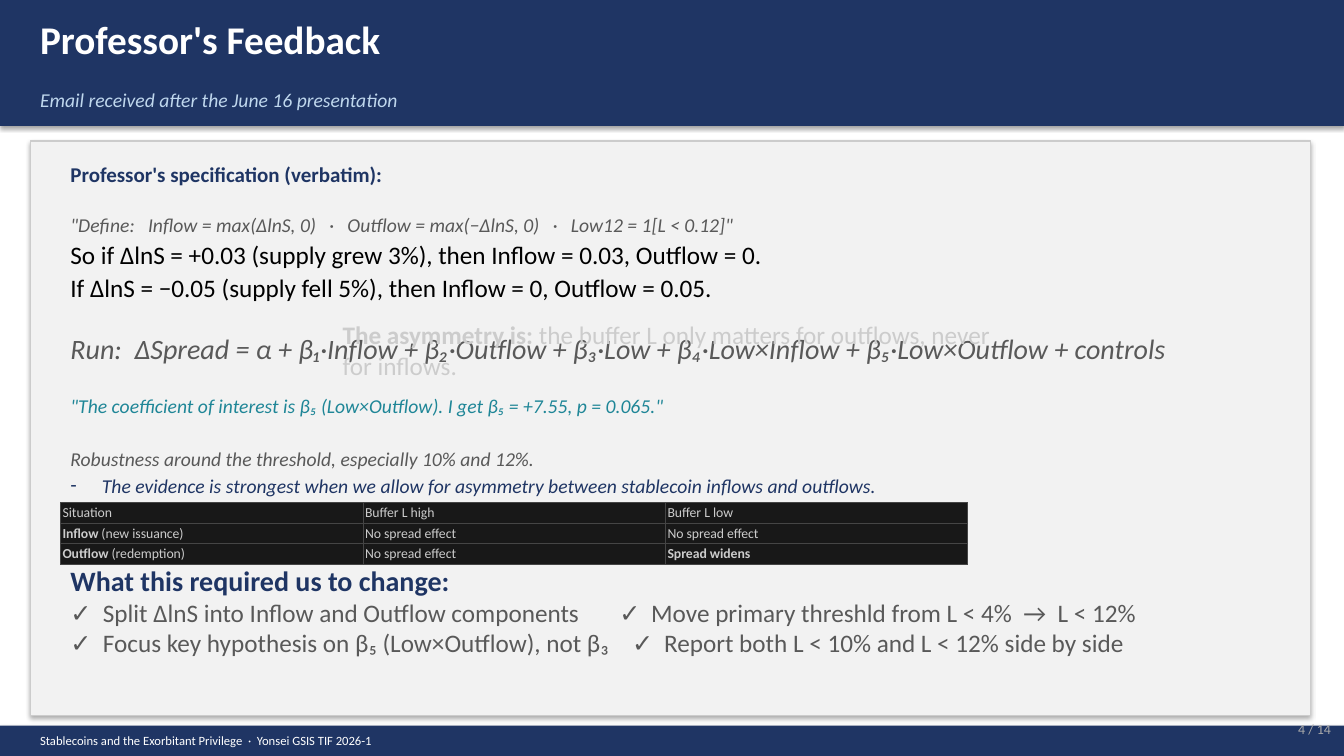
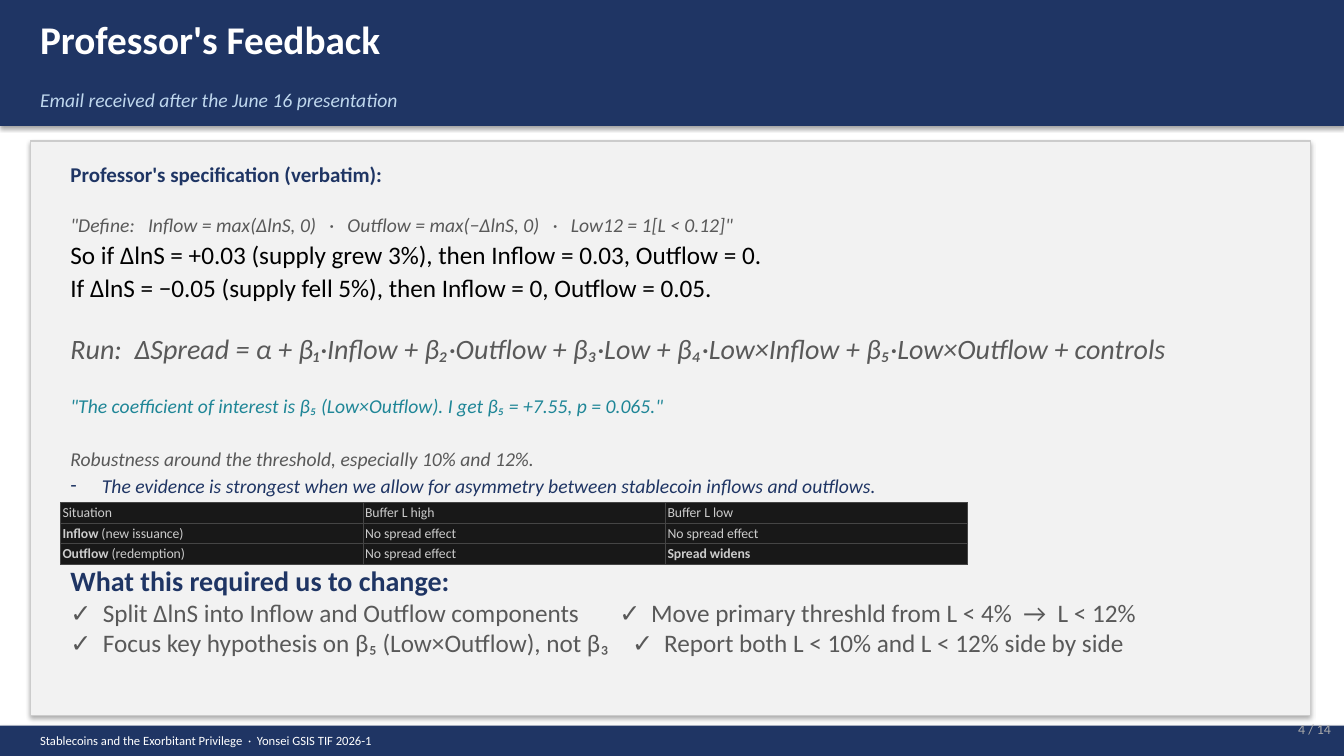
Before and after one commit to kimmireu0921/Stablecoins-and-the-Exorbitant-Privilege, a slide deck: slide 4 of presentations/0624_Methodology_Update_Final.pptx. Drawn at 1344x756 pixels with LibreOffice and Linux fonts; fonts in the diff are those of the drawing. Boxes give left, top, right and bottom in pixels: in the first picture for what was removed or moved away, otherwise in the second. Text is boxed around its words. In the diff, an @@ line names an element or a change of style, - is before the commit and + after.

```diff
--- a/presentations/0624_Methodology_Update_Final.pptx
+++ b/presentations/0624_Methodology_Update_Final.pptx
@@ text removed at (343, 339, 989, 364) @@
-The asymmetry is: the buffer L only matters for outflows, never for inflows.
```
Also in this commit, not shown: 2 other slides changed.
